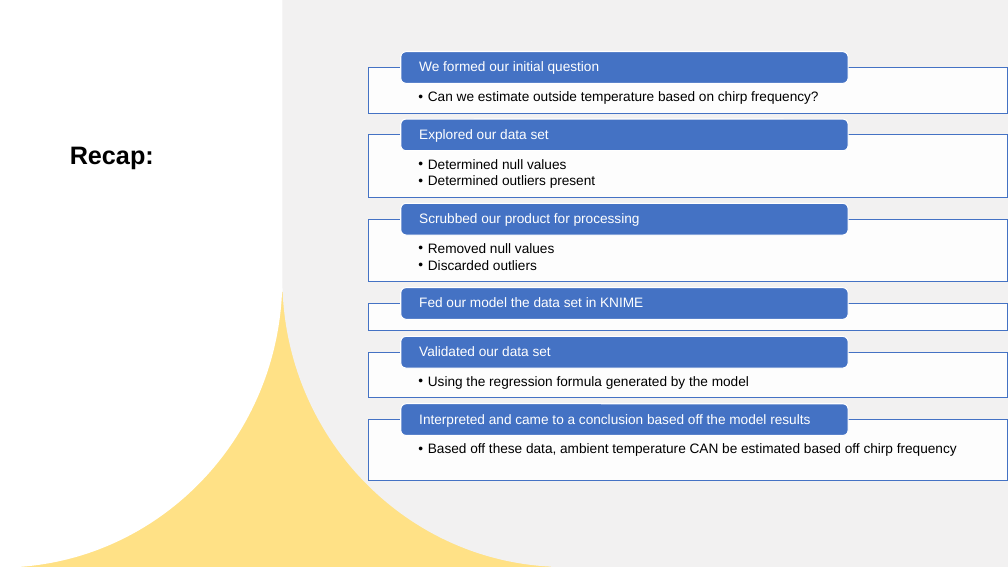
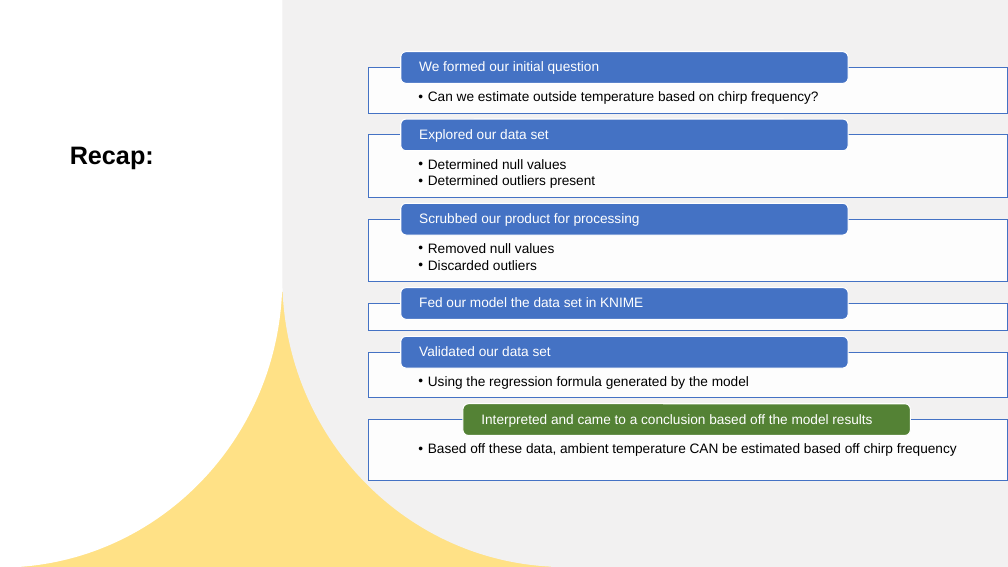
Before and after one commit to robert-daniels/Projects, a slide deck: slide 18 of DS_210/final/DS 210.pptx. Drawn at 1008x567 pixels with LibreOffice and Linux fonts; fonts in the diff are those of the drawing. Boxes give left, top, right and bottom in pixels: in the first picture for what was removed or moved away, otherwise in the second. Text is boxed around its words. In the diff, an @@ line names an element or a change of style, - is before the commit and + after.

```diff
--- a/DS_210/final/DS 210.pptx
+++ b/DS_210/final/DS 210.pptx
@@ rounded rectangle: place and size @@
-rounded rectangle at (401, 404, 848, 436)
+rounded rectangle at (463, 404, 910, 436)
@@ rounded rectangle at (463, 404, 910, 436): fill #4472C4 to #548235 @@
@@ text "Interpreted and came to a ...": place and size @@
-text "Interpreted and came to a ..." at (419, 414, 810, 427)
+text "Interpreted and came to a ..." at (481, 414, 872, 427)
```
Also in this commit, not shown: 1 other file.
